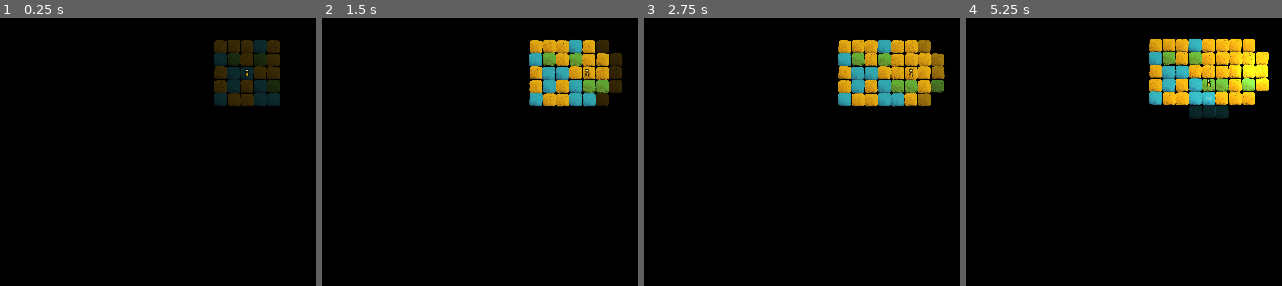
Above: before the commit, frames 1-4 (left to right).
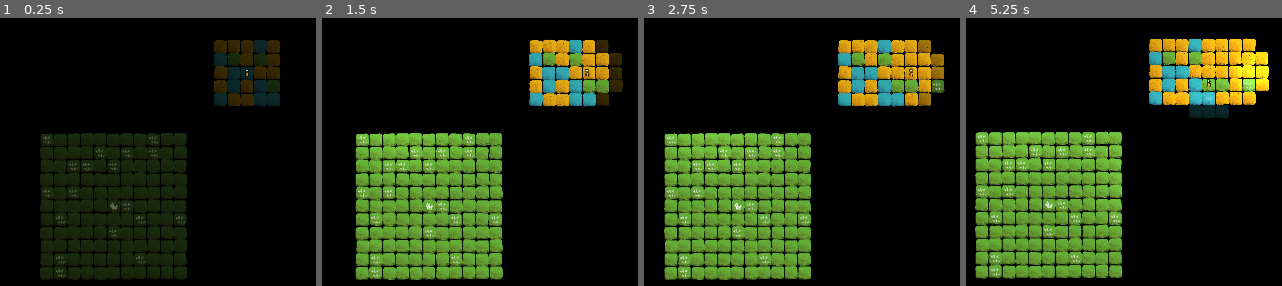
Above: after the commit, the same moments.

Repository: arrayewhy/Worlds
Game: Godot game, scene res://Scenes/Main.tscn
Two runs of this game, one before a commit and one after it. Both use one fixed random seed, a clock stepped at 60 frames per second and the inputs below.
Inputs (mouse positions are in pixels of both pictures, inside the frame that each line leads up to):
- Up to frame 1 (0.25 s): no input
- Up to frame 2 (1.5 s): tap Enter (Enter) at 0.5, 0.6 s; move the mouse to (outside the picture) at 0.52 s; hold D (Right) 0.53-1.25 s; click (outside the picture) at 0.67 s; drag from (410, 95) to (530, 162) at 1.27 s
- Up to frame 3 (2.75 s): move the mouse to (outside the picture) at 2.02 s; hold D (Right) from 2.03 s (still down); tap O at 2.1 s
- Up to frame 4 (5.25 s): release D (Right) at 2.75 s; drag from (1174, 162) to (outside the picture) at 2.77 s; move the mouse to (outside the picture) at 3.52 s; hold A (Left) 3.53-4.25 s; tap Shift at 3.6 s; drag from (outside the picture) to (outside the picture) at 4.27 s; move the mouse to (1253, 74) at 5.02 s; hold S (Down) from 5.03 s (still down); tap Enter (Enter) at 5.1 s; click (1253, 74) at 5.17 s

The runs differ from the first frame. In frame 1, 22% of the frame differs, in the area x 12-60%, y 42-98%; in frame 2, 24%; in frame 3, 24%; in frame 4, 25%, in the area x 2-96%, y 7-98%.

Commit message:
Storing Changes before Reverting to version with Water Depths

Diff:
--- /dev/null
+++ b/worlds/Prefabs/Star.tscn
@@ -0,0 +1,13 @@
+[gd_scene load_steps=3 format=3 uid="uid://85frqv53edom"]
+
+[ext_resource type="Script" path="res://Scripts/Star.gd" id="1_nxcte"]
+[ext_resource type="Texture2D" uid="uid://dk06eplgkeoi2" path="res://Sprites/Clack_Map_SpriteSheet_2048.png" id="1_omh3g"]
+
+[node name="Star" type="Node2D"]
+script = ExtResource("1_nxcte")
+
+[node name="Sprite" type="Sprite2D" parent="."]
+z_index = 100
+texture = ExtResource("1_omh3g")
+region_enabled = true
+region_rect = Rect2(2304, 2048, 256, 256)
--- a/worlds/Scenes/Main.tscn
+++ b/worlds/Scenes/Main.tscn
@@ -14,7 +14,6 @@
 [ext_resource type="Script" path="res://Scripts/UI/Black-Bars.gd" id="8_umww4"]
 [ext_resource type="AudioStream" uid="uid://sos25qvtf0mq" path="res://Audio/SFX/Desert-Wind_611257__newlocknew__windsynth-3winter3osc.wav" id="12_py2jo"]
 [ext_resource type="AudioStream" uid="uid://cgv7itiiugmiq" path="res://Audio/SFX/Forest_634315__klankbeeld__border-forestfarmfield-727am-nl-eu-220515_0345.wav" id="13_wbwr2"]
-[ext_resource type="PackedScene" uid="uid://cf233120e3l52" path="res://Prefabs/Dice.tscn" id="14_1cw2s"]
 [ext_resource type="Image" uid="uid://bvafusrsjjlrn" path="res://Sprites/World-Templates/WT-Circle64.png" id="15_y08cy"]
 
 [sub_resource type="GDScript" id="GDScript_lhawh"]
@@ -189,6 +188,41 @@
 	newLight.position = World.PlayerGridPos() * World.CellSize();
 "
 
+[sub_resource type="GDScript" id="GDScript_55vie"]
+resource_name = "Star-Spawn"
+script/source = "extends Node
+
+const _starPrefab:PackedScene = preload(\"res://Prefabs/Star.tscn\");
+
+func _ready() -> void:
+	_Spawn_Star();
+
+func _Spawn_Star() -> void:
+	var spawnGPos := Vector2(0, 20);
+	spawnGPos = spawnGPos.rotated(randf_range(0, 360));
+
+	var star:Object = _starPrefab.instantiate();
+	add_child(star);
+	star.position = spawnGPos * World.CellSize();
+"
+
+[sub_resource type="GDScript" id="GDScript_e0cr8"]
+resource_name = "Preset-Spawner"
+script/source = "extends Node
+
+@export var _biomeHolder:Node;
+@export var _biomeSpawner:Node;
+
+func _ready() -> void:
+	await get_tree().process_frame;
+	_Spawn();
+
+func _Spawn() -> void:
+	var targGPos := Vector2i(-10, 10);
+	Biome_Master.SpawnBiome(targGPos, Biome_Master.Type.Grass, _biomeHolder, Interaction_Master.Type.Dog, Vector2.ZERO);
+	_biomeSpawner.SpawnBiomeTypeAround(targGPos, Biome_Master.Type.Grass, 5);
+"
+
 [node name="World" type="Node2D"]
 top_level = true
 
@@ -239,7 +273,6 @@
 metadata/_edit_lock_ = true
 
 [node name="Audio" type="Node" parent="."]
-process_mode = 4
 
 [node name="Desert-Wind" type="AudioStreamPlayer" parent="Audio"]
 stream = ExtResource("12_py2jo")
@@ -317,9 +350,6 @@
 [node name="Misc" type="Node2D" parent="."]
 process_mode = 4
 visible = false
-
-[node name="Dice" parent="Misc" instance=ExtResource("14_1cw2s")]
-position = Vector2(0, 0)
 
 [node name="Hover" type="Node2D" parent="Misc"]
 script = SubResource("GDScript_acxdq")
@@ -403,3 +433,11 @@
 color = Color(0, 0, 0, 1)
 
 [node name="Lights" type="Node" parent="Lighting/Caverns"]
+
+[node name="Star-Spawn" type="Node" parent="."]
+script = SubResource("GDScript_55vie")
+
+[node name="Preset-Spawner" type="Node" parent="." node_paths=PackedStringArray("_biomeHolder", "_biomeSpawner")]
+script = SubResource("GDScript_e0cr8")
+_biomeHolder = NodePath("../Biome-Holder")
+_biomeSpawner = NodePath("../Player/Biome-Spawner")
--- a/worlds/Scripts/Autoloads/Biome-Master.gd
+++ b/worlds/Scripts/Autoloads/Biome-Master.gd
@@ -19,7 +19,7 @@
 	# If this doesn't suffice, do a Match and return the appropriate Type as a String.
 	var types = Type.keys();
 	types.erase(Type.keys()[Type.Water]);
-	print(types);
+	#print(types);
 	return randi_range(2, types.size() - 2);
 
 # Functions ||||||||||||||||||||||||||||||||||||||||||||||||||||||||||||||||||||||||||||||||||||||||||||||||||||||||||||||||||||||||
--- a/worlds/Scripts/Biomes/Biome-Spawner.gd
+++ b/worlds/Scripts/Biomes/Biome-Spawner.gd
@@ -25,6 +25,11 @@
 	var surroundingEmpties = GridPos_Utils.Empties_Around(gPos, spawnRange, false);
 	for e in surroundingEmpties:
 		SpawnRandomBiome(e);
+
+func SpawnBiomeTypeAround(gPos:Vector2i, type:Biome_Master.Type, spawnRange:int) -> void:
+	var surroundingEmpties = GridPos_Utils.Empties_Around(gPos, spawnRange, false);
+	for e in surroundingEmpties:
+		Biome_Master.SpawnBiome(e, type, biomeHolder, Interaction_Master.Type.NULL);
 
 func SpawnRandomBiomes_Influenced(currGPos:Vector2i, spawnRange:int, influenceRange:int) -> void:
 
--- a/worlds/Scripts/Player.gd
+++ b/worlds/Scripts/Player.gd
@@ -11,7 +11,8 @@
 @export var cam:Camera2D;
 @export var camMover:Node;
 
-const initGridPos := Vector2i(1, 13);
+#const initGridPos := Vector2i(1, 13);
+const initGridPos := Vector2i(0, 0);
 const movementInterval:float = 0.5;
 
 var currGridPos:Vector2i;
@@ -33,7 +34,7 @@
 
 	if worldTemplates:
 		worldTemplates.Init_Templates();
-		worldTemplates.SpawnBiomes_FromImage(0);
+		worldTemplates.SpawnBiomes_FromImage(1);
 		return;
 
 	World.SpawnBiomes_Around(currGridPos, 2);
--- /dev/null
+++ b/worlds/Scripts/Star.gd
@@ -0,0 +1,8 @@
+extends Node2D
+
+var _time:float;
+
+func _process(delta: float) -> void:
+	modulate.a = (sin(_time) + 1) / 2;
+	#print(modulate.a);
+	_time += delta;
Not shown, added: worlds/Audio/SFX/Low-Frequency-Whoosh.wav.import
Not shown, changed: worlds/Misc/Notes.txt
Binary file added: worlds/Misc/Screenshots/Screenshot 2025-02-26 at 1.28.26 AM.png
Not shown, added: worlds/Misc/Screenshots/Screenshot 2025-02-26 at 1.28.26 AM.png.import
Binary file added: worlds/Misc/Screenshots/Screenshot-2024-02-27-at-12.23.33-AM.png
Not shown, added: worlds/Misc/Screenshots/Screenshot-2024-02-27-at-12.23.33-AM.png.import
Not shown: 1 places in worlds/Scenes/Main.tscn that only renumber resources
Binary file changed: worlds/Sprites/Clack_Map_SpriteSheet_2048.png
Not shown, added: worlds/Audio/SFX/Low-Frequency-Whoosh.wav
